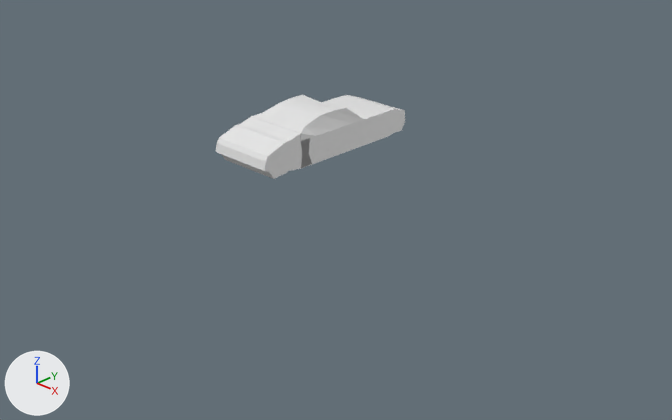
One commit to the Blender file BroomBroom.blend: the scene before it, then after it.
Rendered twice from a camera (50 mm lens) standing at (12.56, -12.3, 6.68) and looking at (0.46, 0.12, -1.15). The lights are fixed; the arrows at lower left show +X, +Y and +Z.
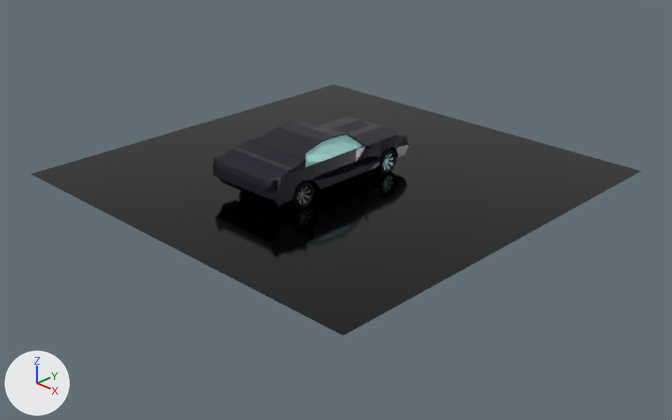
What changed in the scene script:
```text
Change mat_material:
    mat_material.base_color: (0.8, 0.8, 0.8) -> (0.0, 0.0000637, 0.01)  # white #e7e7e7 -> black #000019
Change me_cube:
    used by ob_cube; location = (0.0, 1.21, 0.44); scale = (-0.273, -0.273, -0.273)
    remove me_cube.from_pydata(...)  # 122 vertices, 94 faces; spans x -2.57..0.0, y -2.67..11.66, z -2.23..1.03
    add me_cube.from_pydata(...)  # 743 vertices, 707 faces; spans x -3.32..0.0, y -2.72..11.66, z -2.25..1.91
    me_cube part 1: a new loose piece of 224 vertices spanning x -3.06..-2.33, y -1.33..0.59, z -0.02..1.91
    me_cube part 2: a new loose piece of 224 vertices spanning x -3.06..-2.33, y 7.48..9.41, z -0.02..1.91
    me_cube part 3
    24 vertices are removed from x -2.57..-2.55, y -2.67..11.66, z -1.56..0.84
    61 faces are deleted
    14 vertices in x -2.55, y 7.25..11.58, z -1.28..1.03 move by (0.22, 0.0, 0.0)
    10 vertices in x -2.55, y -2.64..6.8, z 0.29..1.0 move by (1.39, 0.0, 0.0)
    4 vertices in x -2.55, y 1.96..6.8, z -0.11 move by (0.22, 0.0, 1.11)
    4 vertices in x -2.55, y -0.93..0.72, z -1.0..-0.99 move by (1.39, 0.0, -0.13)
    19 vertices move from x -2.55..0.0, y -2.67..10.44, z -2.23..1.0 to x -3.0..0.0, y -2.72..10.34, z -2.23..0.95
    136 vertices are added at x -3.32..0.0, y -2.71..11.58, z -2.25..0.98
    8 new vertices lie (-2.33, 0.0, 0.0) away from vertices in x 0.0, y 7.44..11.66, z -1.55..0.23
    12 new vertices lie (-0.67, 0.0, -0.02) away from vertices in x -2.55..-2.33, y 1.96..11.66, z -1.17..1.03
    6 new vertices lie (-1.17, 0.0, 0.0) away from vertices in x -2.55, y -2.64..0.72, z 0.29..1.0
    13 new vertices lie (0.67, 0.0, 0.02) away from vertices in x -3.0, y -1.48..9.26, z -1.02..0.86
    6 new vertices lie (0.09, 0.0, 0.06) away from vertices in x -2.96..-2.22, y 2.15..8.23, z -2.19..-1.0
    202 new faces join them, mat_material (black #000019)
    1 new face joins them, mat_material_002 (pink #ff60d7)
    7 new faces join them, mat_material_006 (cyan #ace7e4)
    add me_cube.materials.append(mat_material_002)  # pink #ff60d7
    add me_cube.materials.append(mat_material_003)  # black #000000
    add me_cube.materials.append(mat_material_005)  # grey #707070
    add me_cube.materials.append(mat_material_006)  # cyan #ace7e4
Add me_plane_001:
    me_plane_001.from_pydata([(-4.48, -4.48, 0.0), (4.48, -4.48, 0.0), (-4.48, 4.48, 0.0), (4.48, 4.48, 0.0)], [], [(0, 1, 3, 2)])
    me_plane_001.materials.append(mat_material_001)  # black #000000
Change ob_cube:
    ob_cube.location: (0.0, 1.21, 0.44) -> (0.0, 1.2, -0.07)
Add ob_plane:
    ob_plane = bpy.data.objects.new('Plane', me_plane_001)
    ob_plane.location = (0.04, 0.58, -0.58)
```

Location of each change, (x1, y1, x2, y2) in pixels of the pictures (672 x 420 px):
'Plane', added (black): after (31, 84, 641, 336)
'Cube', recoloured, reshaped, moved (8% taller): before (216, 95, 405, 179); after (213, 117, 409, 208)
part 1 of me_cube, added: after (375, 148, 397, 174)
part 2 of me_cube, added (black): after (289, 180, 314, 208)
part 3 of me_cube, built on: before (216, 95, 405, 179); after (213, 117, 409, 206)
